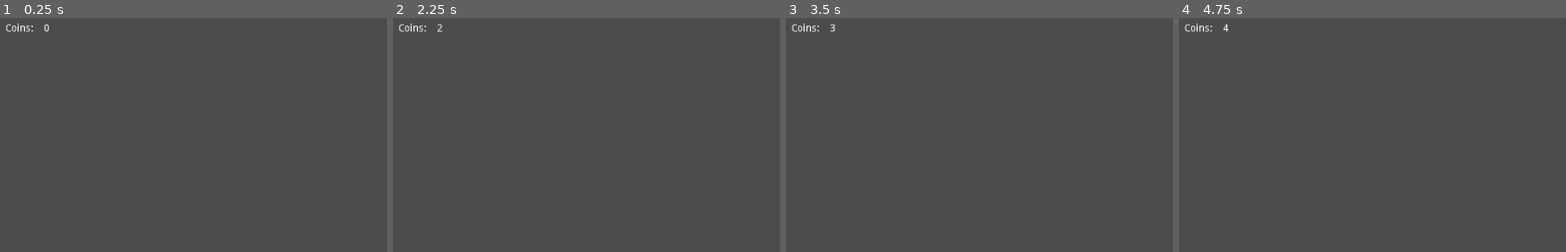
Above: before the commit, frames 1-4 (left to right).
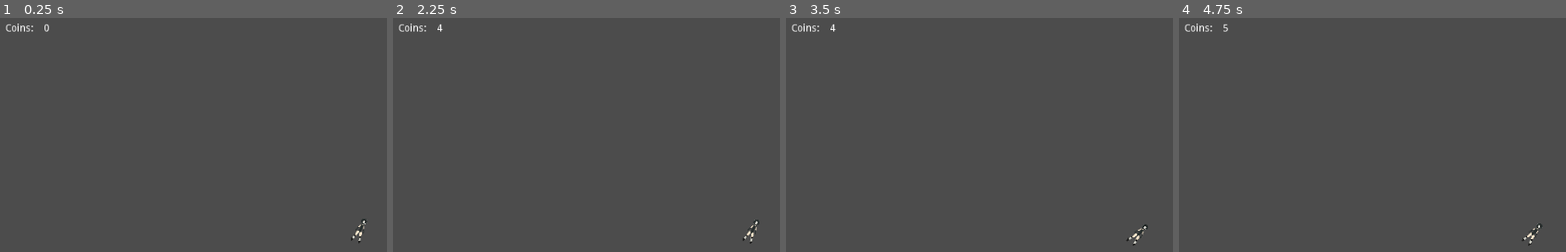
Above: after the commit, the same moments.

Repository: Haxeil/GGJ
Game: Godot game, scene res://Worlds/World.tscn
Same seed, same stepped clock (60 frames per second), same inputs: the game is played once before the commit and once after it.
Inputs:
- Up to frame 1 (0.25 s): no input
- Up to frame 2 (2.25 s): tap Enter at 0.5, 2 s; tap Space (jump) at 0.6, 0.77, 1.07, 1.25, 1.35, 1.52, 1.82, 2.1 s
- Up to frame 3 (3.5 s): tap Space (jump) at 2.75, 2.85, 3.02, 3.32 s
- Up to frame 4 (4.75 s): tap Space (jump) at 3.6, 3.77, 4.07, 4.35, 4.52 s

The runs differ from the first frame. In frame 1, 0.1% of the frame differs, in the area x 90-95%, y 85-97%; in frame 2, 0.1%; in frame 3, 0.1%; in frame 4, 0.1%, in the area x 11-94%, y 2-98%.

Commit message:
adjusted jump and movement

Diff:
--- a/Player/Player.gd
+++ b/Player/Player.gd
@@ -9,12 +9,15 @@
 export var jump_power = 300
 var was_on_ground = false
 var on_ground = false
+var jump_vector = Vector2.UP
+var gravity_vector = Vector2.DOWN
 
-var jump_vector = Vector2.UP
+var rotation_adjustment_speed = PI / 6 # 1/12 rotation
 
 func _physics_process(dt):
 	apply_gravity(dt);
 	jump()
+#	set_veloity_length()
 	move()
 
 func _process(delta):
@@ -25,14 +28,16 @@
 		if rotation == 0:
 			velocity.y = 0
 	else:
-		velocity.y += gravity;
-
+		velocity -= gravity * gravity_vector;
+		adjust_rotation_when_flying(dt)
 
 func move():
 	if on_ground:
 		velocity = Vector2(cos(rotation), sin(rotation)) * speed
 		# perpendicular Counter clockwise
 		jump_vector = Vector2(-velocity.normalized().y, velocity.normalized().x)
+		# perpendicular Clockwise
+		gravity_vector = Vector2(velocity.normalized().y, -velocity.normalized().x)
 
 	was_on_ground = on_ground
 	move_and_slide(velocity, ray_vector)
@@ -55,6 +60,12 @@
 		velocity += jump_vector * -jump_power
 
 
+func set_veloity_length():
+	if velocity.length() < speed:
+		velocity = velocity.normalized() * speed
+
+
+
 
 func _on_JumpTime_timeout():
 	$Ray.enabled = true
@@ -62,7 +73,11 @@
 
 
 
-
+func adjust_rotation_when_flying(dt):
+	if rotation < velocity.angle_to(gravity_vector):
+		rotation -= rotation_adjustment_speed * dt
+	elif rotation > velocity.angle_to(gravity_vector):
+		rotation += rotation_adjustment_speed * dt
 
 func _on_Area2D_area_entered(area):
 	if area.is_in_group("Coin"):
--- a/Player/Player.tscn
+++ b/Player/Player.tscn
@@ -1,8 +1,10 @@
-[gd_scene load_steps=3 format=2]
+[gd_scene load_steps=4 format=2]
 
 [ext_resource path="res://Player/Player.gd" type="Script" id=1]
+[ext_resource path="res://Player/character.tscn" type="PackedScene" id=2]
 
 [sub_resource type="CapsuleShape2D" id=1]
+radius = 7.0
 
 [node name="Player" type="KinematicBody2D"]
 script = ExtResource( 1 )
@@ -11,9 +13,11 @@
 shape = SubResource( 1 )
 
 [node name="Ray" type="RayCast2D" parent="."]
-position = Vector2( 0, 20 )
+position = Vector2( 0, 17 )
 enabled = true
 cast_to = Vector2( 0, 5 )
+
+[node name="player" parent="." instance=ExtResource( 2 )]
 
 [node name="JumpTime" type="Timer" parent="."]
 wait_time = 0.1
--- a/Player/character.tscn
+++ b/Player/character.tscn
@@ -15,25 +15,22 @@
 [ext_resource path="res://Player/asset_char_014/char_arm_R.PNG" type="Texture" id=13]
 [ext_resource path="res://Player/asset_char_014/char_hand_R.PNG" type="Texture" id=14]
 
-[sub_resource type="RectangleShape2D" id=1]
-extents = Vector2( 35, 33 )
-
-[node name="player" type="KinematicBody2D"]
-
-[node name="CollisionShape2D" type="CollisionShape2D" parent="."]
-shape = SubResource( 1 )
+[node name="Character" type="Node2D"]
+scale = Vector2( 0.1, 0.1 )
 
 [node name="Sprite" type="Sprite" parent="."]
+scale = Vector2( 1, 1 )
 texture = ExtResource( 5 )
+
+[node name="CharShinR" type="Sprite" parent="."]
+position = Vector2( -50, 120 )
+scale = Vector2( 1, 1 )
+texture = ExtResource( 2 )
 
 [node name="CharShinL" type="Sprite" parent="."]
 position = Vector2( 48, 112 )
 z_index = 1
 texture = ExtResource( 7 )
-
-[node name="CharShinR" type="Sprite" parent="."]
-position = Vector2( -91, 151 )
-texture = ExtResource( 2 )
 
 [node name="CharArmL" type="Sprite" parent="."]
 position = Vector2( 33, -58 )
--- a/Worlds/World.tscn
+++ b/Worlds/World.tscn
@@ -15,6 +15,8 @@
 position = Vector2( -30, -18 )
 current = true
 
+[node name="Ground" type="Node2D" parent="."]
+
 [node name="KinematicBody2D" type="StaticBody2D" parent="."]
 position = Vector2( -2, 68 )
 rotation = 0.522388
@@ -76,6 +78,166 @@
 rotation = -0.559946
 
 [node name="CollisionShape2D" type="CollisionShape2D" parent="KinematicBody2D8"]
+position = Vector2( 147, 118 )
+shape = SubResource( 1 )
+
+[node name="KinematicBody2D9" type="StaticBody2D" parent="."]
+position = Vector2( 2160, 627 )
+rotation = -0.559946
+
+[node name="CollisionShape2D" type="CollisionShape2D" parent="KinematicBody2D9"]
+position = Vector2( 147, 118 )
+shape = SubResource( 1 )
+
+[node name="KinematicBody2D10" type="StaticBody2D" parent="."]
+position = Vector2( 2436, 450 )
+rotation = -0.559946
+
+[node name="CollisionShape2D" type="CollisionShape2D" parent="KinematicBody2D10"]
+position = Vector2( 147, 118 )
+shape = SubResource( 1 )
+
+[node name="KinematicBody2D11" type="StaticBody2D" parent="."]
+position = Vector2( 2708, 275 )
+rotation = -0.559946
+
+[node name="CollisionShape2D" type="CollisionShape2D" parent="KinematicBody2D11"]
+position = Vector2( 147, 118 )
+shape = SubResource( 1 )
+
+[node name="KinematicBody2D12" type="StaticBody2D" parent="."]
+position = Vector2( 2980, 100 )
+rotation = -0.559946
+
+[node name="CollisionShape2D" type="CollisionShape2D" parent="KinematicBody2D12"]
+position = Vector2( 147, 118 )
+shape = SubResource( 1 )
+
+[node name="KinematicBody2D13" type="StaticBody2D" parent="."]
+position = Vector2( 3260, -75 )
+rotation = -0.559946
+
+[node name="CollisionShape2D" type="CollisionShape2D" parent="KinematicBody2D13"]
+position = Vector2( 147, 118 )
+shape = SubResource( 1 )
+
+[node name="KinematicBody2D14" type="StaticBody2D" parent="."]
+position = Vector2( 3591, -253 )
+rotation = -0.00781691
+
+[node name="CollisionShape2D" type="CollisionShape2D" parent="KinematicBody2D14"]
+position = Vector2( 147, 118 )
+shape = SubResource( 1 )
+
+[node name="KinematicBody2D15" type="StaticBody2D" parent="."]
+position = Vector2( 3971, -224 )
+rotation = 0.522388
+
+[node name="CollisionShape2D" type="CollisionShape2D" parent="KinematicBody2D15"]
+position = Vector2( 147, 118 )
+shape = SubResource( 1 )
+
+[node name="KinematicBody2D16" type="StaticBody2D" parent="."]
+position = Vector2( 4224, -73.9999 )
+rotation = 0.238215
+
+[node name="CollisionShape2D" type="CollisionShape2D" parent="KinematicBody2D16"]
+position = Vector2( 147, 118 )
+shape = SubResource( 1 )
+
+[node name="KinematicBody2D17" type="StaticBody2D" parent="."]
+position = Vector2( 4564, 57 )
+rotation = 0.523454
+
+[node name="CollisionShape2D" type="CollisionShape2D" parent="KinematicBody2D17"]
+position = Vector2( 147, 118 )
+shape = SubResource( 1 )
+
+[node name="KinematicBody2D18" type="StaticBody2D" parent="."]
+position = Vector2( 4844, 231 )
+rotation = 0.523454
+
+[node name="CollisionShape2D" type="CollisionShape2D" parent="KinematicBody2D18"]
+position = Vector2( 147, 118 )
+shape = SubResource( 1 )
+
+[node name="KinematicBody2D19" type="StaticBody2D" parent="."]
+position = Vector2( 5109, 426 )
+rotation = 0.523454
+
+[node name="CollisionShape2D" type="CollisionShape2D" parent="KinematicBody2D19"]
+position = Vector2( 147, 118 )
+shape = SubResource( 1 )
+
+[node name="KinematicBody2D20" type="StaticBody2D" parent="."]
+position = Vector2( 5281, 577 )
+rotation = -0.047561
+
+[node name="CollisionShape2D" type="CollisionShape2D" parent="KinematicBody2D20"]
+position = Vector2( 147, 118 )
+shape = SubResource( 1 )
+
+[node name="KinematicBody2D21" type="StaticBody2D" parent="."]
+position = Vector2( 5582, 560 )
+rotation = -0.213659
+
+[node name="CollisionShape2D" type="CollisionShape2D" parent="KinematicBody2D21"]
+position = Vector2( 147, 118 )
+shape = SubResource( 1 )
+
+[node name="KinematicBody2D22" type="StaticBody2D" parent="."]
+position = Vector2( 5856, 507 )
+rotation = -0.559946
+
+[node name="CollisionShape2D" type="CollisionShape2D" parent="KinematicBody2D22"]
+position = Vector2( 147, 118 )
+shape = SubResource( 1 )
+
+[node name="KinematicBody2D23" type="StaticBody2D" parent="."]
+position = Vector2( 6133, 335 )
+rotation = -0.559946
+
+[node name="CollisionShape2D" type="CollisionShape2D" parent="KinematicBody2D23"]
+position = Vector2( 147, 118 )
+shape = SubResource( 1 )
+
+[node name="KinematicBody2D24" type="StaticBody2D" parent="."]
+position = Vector2( 6409, 158 )
+rotation = -0.559946
+
+[node name="CollisionShape2D" type="CollisionShape2D" parent="KinematicBody2D24"]
+position = Vector2( 147, 118 )
+shape = SubResource( 1 )
+
+[node name="KinematicBody2D25" type="StaticBody2D" parent="."]
+position = Vector2( 6681, -16.9999 )
+rotation = -0.559946
+
+[node name="CollisionShape2D" type="CollisionShape2D" parent="KinematicBody2D25"]
+position = Vector2( 147, 118 )
+shape = SubResource( 1 )
+
+[node name="KinematicBody2D26" type="StaticBody2D" parent="."]
+position = Vector2( 6953, -192 )
+rotation = -0.559946
+
+[node name="CollisionShape2D" type="CollisionShape2D" parent="KinematicBody2D26"]
+position = Vector2( 147, 118 )
+shape = SubResource( 1 )
+
+[node name="KinematicBody2D27" type="StaticBody2D" parent="."]
+position = Vector2( 7233, -367 )
+rotation = -0.559946
+
+[node name="CollisionShape2D" type="CollisionShape2D" parent="KinematicBody2D27"]
+position = Vector2( 147, 118 )
+shape = SubResource( 1 )
+
+[node name="KinematicBody2D28" type="StaticBody2D" parent="."]
+position = Vector2( 7564, -545 )
+rotation = -0.00781691
+
+[node name="CollisionShape2D" type="CollisionShape2D" parent="KinematicBody2D28"]
 position = Vector2( 147, 118 )
 shape = SubResource( 1 )
 
Not shown: 1 places in Player/character.tscn that only renumber resources
